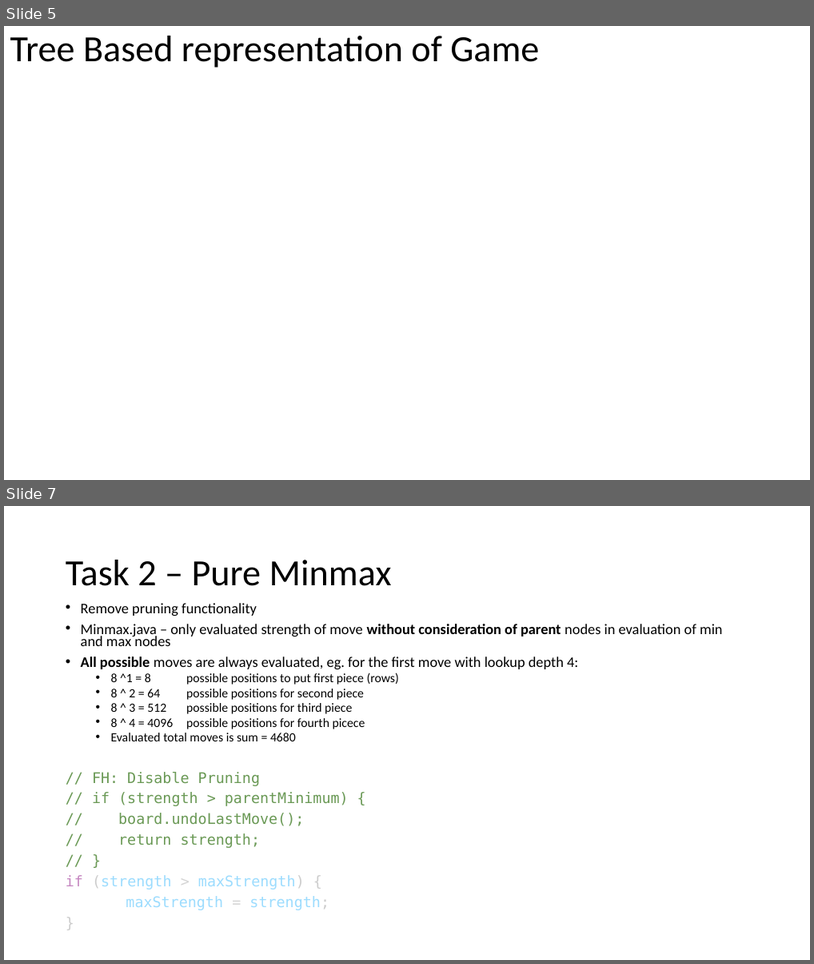
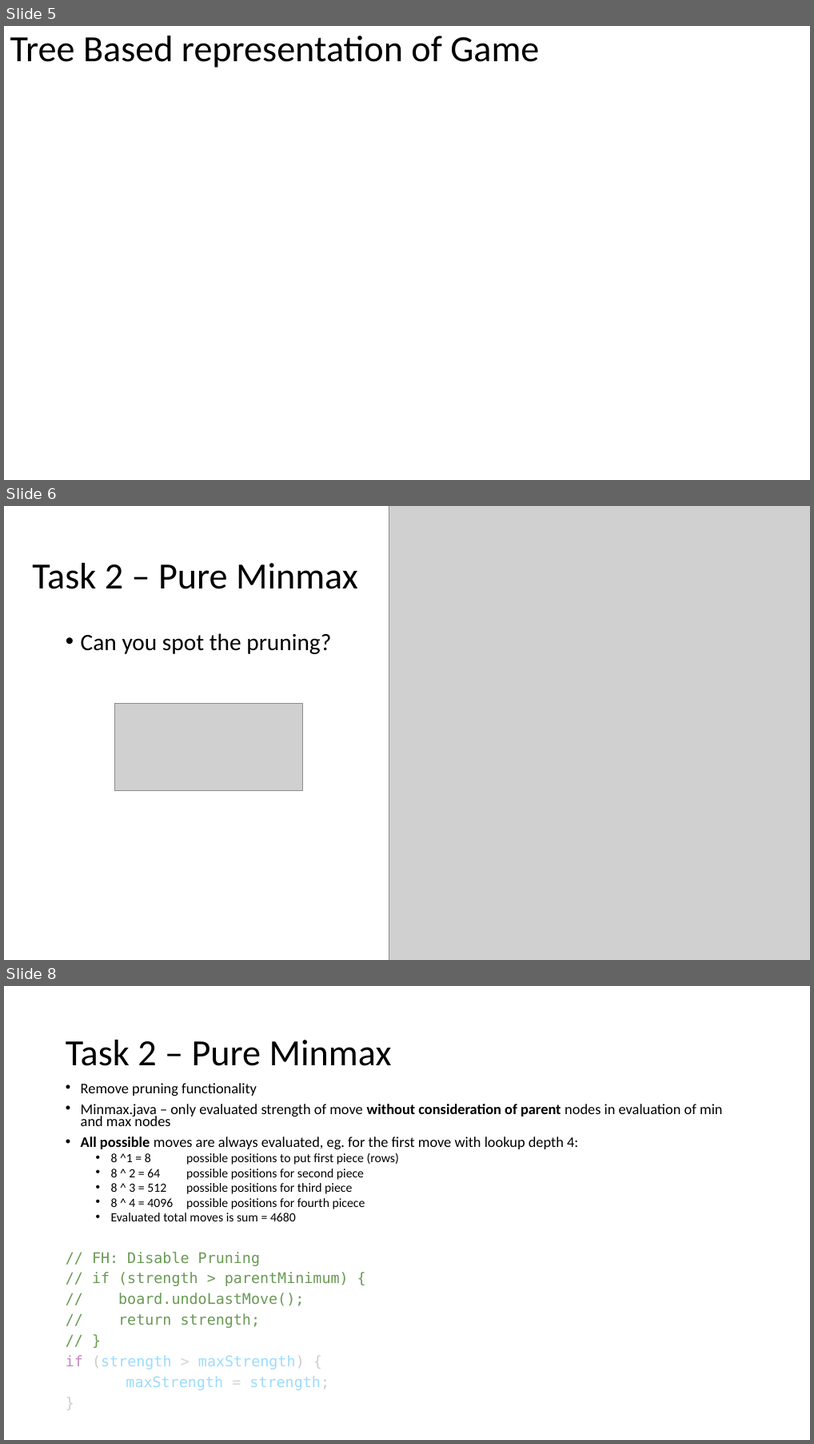
Before and after one commit to XaverB/connect-four, a slide deck: doc/ConnectFourPresentationDraft.pptx. Shown one above the other, each under a label of ours: slides 5 and 7 before the commit, slides 5, 6 and 8 after it; the slides between them are not shown. The pictures are 814x964 and 814x1444 pixels, drawn with LibreOffice and Linux fonts; fonts in the diff are those of the drawing; grey boxes stand for pictures; background and template pictures are left out. Boxes give left, top, right and bottom in pixels: in the first picture for what was removed or moved away, otherwise in the second. Text is boxed around its words. In the diff, an @@ line names an element or a change of style, - is before the commit and + after.

```diff
--- a/doc/ConnectFourPresentationDraft.pptx
+++ b/doc/ConnectFourPresentationDraft.pptx
@@ slide 6 added at [4,506,810,960], background #FFFFFF @@
@@ picture added at [390,506,810,960] @@
@@ title added at [32,563,358,589], 44 pt, text #000000 @@
+Task 2 – Pure Minmax
@@ text added at [81,633,331,654], 28 pt, text #000000 @@
+• Can you spot the pruning?
@@ picture added at [114,704,303,791] @@
@@ what was slide 7 is now slide 8 @@
```
Also in this commit, not shown: 5 slides changed, 12 other slides added.
